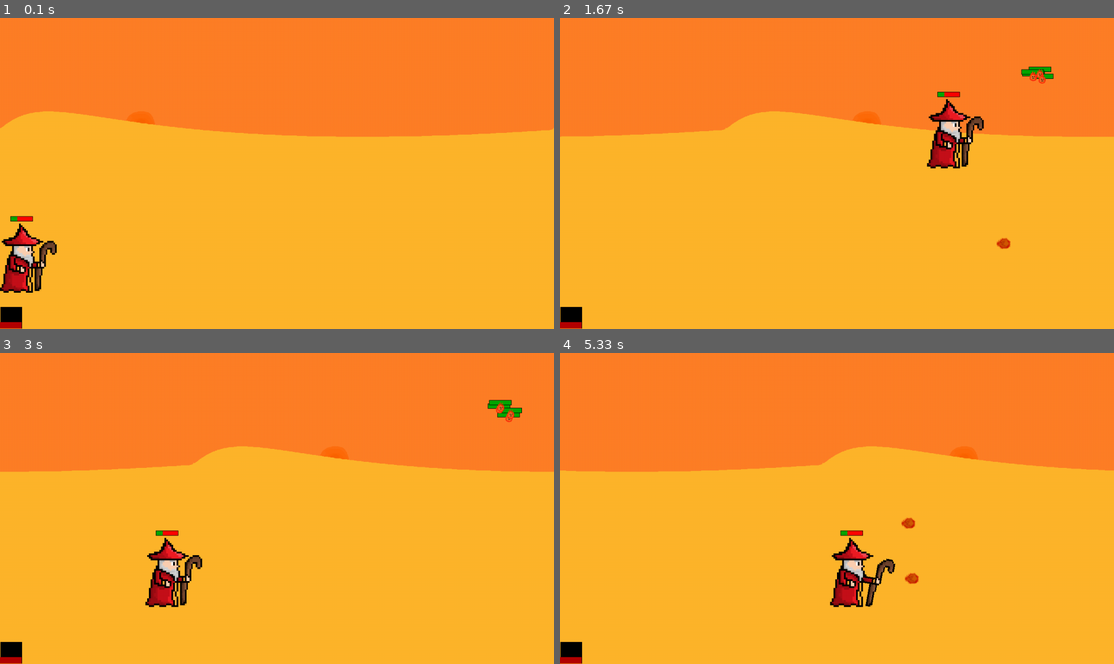
Above: before the commit, frames 1-4 (two rows, left to right).
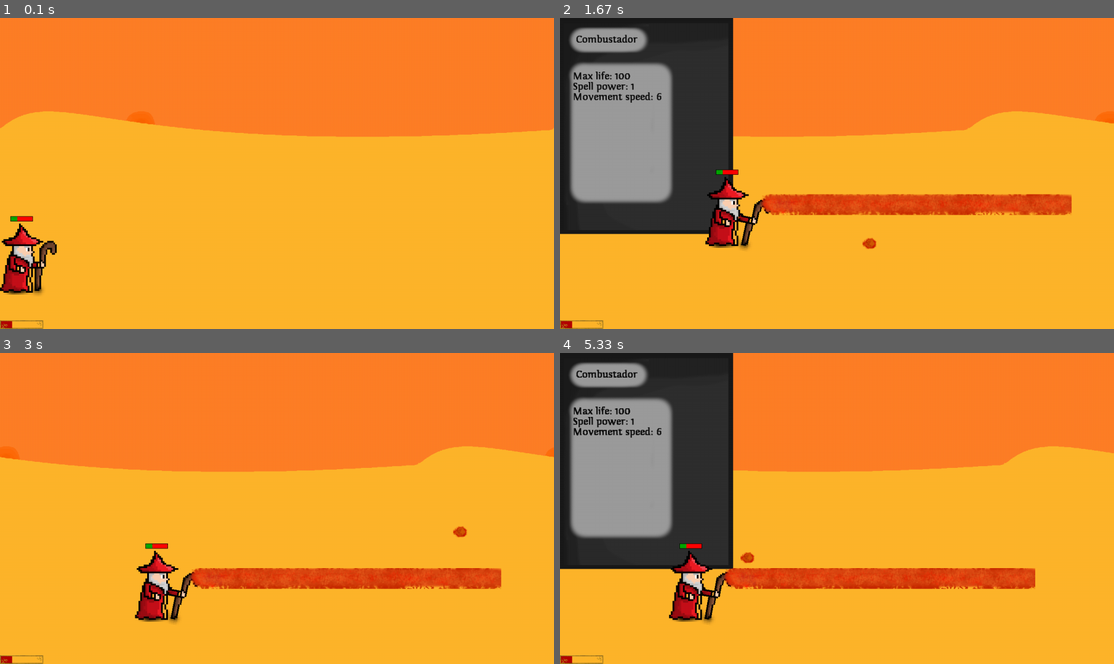
Above: after the commit, the same moments.

Repository: sorennx/Pygame-Project
Game: pygame game, started from src/main.py
The game is run twice, just before and just after one commit, with the same random seed, the same clock (stepped at 60 frames per second) and the same inputs.
Inputs:
- Up to frame 1 (0.1 s): no input
- Up to frame 2 (1.67 s): hold Z 0.33-0.8 s; hold D 0.33-0.8 s; hold D 0.83-1.3 s; tap Z at 0.9, 1.2, 1.4 s; tap Space at 0.98 s; hold W 1.33-1.63 s; tap C at 1.48 s
- Up to frame 3 (3 s): hold D 1.67-2.13 s; tap Z at 1.73, 2.03, 2.23, 2.53, 2.8 s; hold A 2.17-2.7 s; tap Space at 2.32 s; hold S from 2.73 s (still down); tap C at 2.88 s
- Up to frame 4 (5.33 s): release S at 3.03 s; hold Esc 3.07-3.47 s; hold A 3.07-3.47 s; tap Z at 3.13, 3.43, 3.57, 3.87, 4, 4.4, 4.7, 5.07 s; hold A 3.5-3.9 s; tap Space at 3.65, 5.15 s; hold W 3.93-4.3 s; tap C at 4.08 s; hold D 4.33-4.97 s; hold S from 5 s (still down)

The runs differ from the first frame. In frame 1, 0.4% of the frame differs, in the area x 0-8%, y 85-100%; in frame 2, 32%, in the area x 0-100%, y 0-100%; in frame 3, 10%; in frame 4, 31%.

Commit message:
v0.0.16 - added bunch of features :)

Diff:
--- /dev/null
+++ b/assets/Fonts/sharefonts.net.txt
@@ -0,0 +1 @@
+Free download fonts at http://sharefonts.net
--- /dev/null
+++ b/src/Abilities.py
@@ -0,0 +1,31 @@
+from Projectile import *
+import pygame
+import os
+
+#damage = addedDamage + (baseDamage + (modifier * hero.spellpower))
+
+class Beam(pygame.sprite.Sprite):
+    def __init__(self, window, hero):
+        super().__init__()
+        self.window = window
+        self.hero = hero
+
+    def update(self):
+        pass
+
+class FireBeam(Beam):
+    def __init__(self, window, hero):
+        super().__init__(window, hero)
+        self.window = window
+        self.hero = hero
+        self.image = pygame.image.load(os.path.join('./assets/Spells/FireBeam','FireBeam.png'))
+        self.rect = self.image.get_rect()
+        self.rect.x = self.hero.weaponXoffset + self.hero.rect.x
+        self.rect.y = self.hero.weaponYoffset + self.hero.rect.y
+
+        self.baseDamage = 5
+        self.damage = self.baseDamage + (0.1 * self.hero.baseSpellPower)
+
+    def update(self):
+        self.rect.x = self.hero.weaponXoffset + self.hero.rect.x + 64
+        self.rect.y = self.hero.weaponYoffset + self.hero.rect.y
--- a/src/Enemy.py
+++ b/src/Enemies.py
@@ -44,7 +44,6 @@
     def update(self):
         self.drawHpBar()
         if self.currentHp <= 0 and not self.undead :
-            print("dead")
             self.kill()
 
         if self.randomMovement == True:
--- /dev/null
+++ b/src/GameEvents.py
@@ -0,0 +1 @@
+#todo: onHitEvent, onCollisionEvent etc
--- a/src/HpBar.py
+++ /dev/null
@@ -1,18 +0,0 @@
-import pygame
-import os
-HP_BAR = pygame.image.load(os.path.join('./assets/HpBar', 'HpBar.png'))
-
-class HpBar(pygame.sprite.DirtySprite):
-    def __init__(self,hero,window):
-        super().__init__()
-        self.window = window
-        self.hero = hero
-        self.image = HP_BAR
-        self.rect = self.image.get_rect()
-        self.rect.y = 720-50
-        self.rect.x = 0
-
-
-    def update(self):
-        pygame.draw.rect(self.window, (0, 0, 0), (self.rect.x+1, self.rect.y-1, 50, 50))
-        pygame.draw.rect(self.window, (180, 0, 0), (self.rect.x, self.rect.y+(50 - 50* self.hero.currentHp/self.hero.maxHp), 50,  50* self.hero.currentHp/self.hero.maxHp))
--- a/src/MainHero.py
+++ b/src/MainHero.py
@@ -2,6 +2,8 @@
 import os
 from Projectile import *
 from Weapon import *
+from UserInterface import *
+from Abilities import *
 
 MAIN_HERO_IMAGE = pygame.transform.scale(pygame.image.load(os.path.join('./assets/mainHero', 'BaseMageImage.png')), (200, 200))
 FIREMAGE_IMAGE = pygame.transform.scale(pygame.image.load(os.path.join('./assets/mainHero/RedMage', 'FireMage1.png')), (108, 180))
@@ -15,8 +17,9 @@
     def __init__(self, x,y,window, img = MAIN_HERO_IMAGE ):
         super().__init__()
         self.window = window
+        self.events = []
         #Hero related images and general info:
-
+        self.characterName = 'Combustador'
         self.image = img
         self.rect = self.image.get_rect()
         self.rect.center = [x,y]
@@ -33,6 +36,10 @@
         self.hostile = False
         self.baseSpellPower = 1
 
+        #Hero UI:
+        self.UIgroup = pygame.sprite.Group()
+        self.charSheet = CharacterSheet(self.window, self)
+        self.UIgroup.add(self.charSheet)
 
         #Hero weapon related stuff:
         self.weaponXoffset = 66
@@ -51,23 +58,30 @@
         #Hero projectile related stuff:
         self.projectileList = []
         self.projectileImg = FIREBALL
+        #beams
+        self.beamList = []
+        self.beamGroup = pygame.sprite.Group()
 
         #Hero active atributes:
-        self.currentHp = self.maxHp -69
-        self.movementSpeed = self.baseMovementSpeed + 10
-        self.visible = True
+        self.currentHp = self.maxHp - 70
+        self.movementSpeed = self.baseMovementSpeed
+
         self.gcd = False
         self.attackFrame = 0
         self.currentAttack = 0
         self.movingForward = False
         self.movingBackward = False
 
+        #Stat lists:
+        self.baseStatList = [self.maxHp,self.baseMovementSpeed,self.baseSpellPower]
 
     def update(self):
         #print(self.xCord)
         #self.rect.center = pygame.mouse.get_pos()
-        keysPressed = pygame.key.get_pressed()
-        self.handleHeroMovement(keysPressed)
+
+        #keysPressed = pygame.key.get_pressed()
+        #self.handleHeroMovement(keysPressed)
+        self.handlKeyPresses()
         self.drawWeapon()
         #self.handleHeroAttacks(keysPressed)
         self.drawHpBar()
@@ -77,6 +91,33 @@
         pygame.draw.rect(self.window,(0,0,0),(self.rect.center[0]-(self.baseHpBarWidth/2)-1,self.rect.y-1,self.baseHpBarWidth+2,self.baseHpBarHeight+2), border_radius=0) #black border around hp bar
         pygame.draw.rect(self.window,(255,0,0),(self.rect.center[0]-(self.baseHpBarWidth/2),self.rect.y,self.baseHpBarWidth,self.baseHpBarHeight), border_radius=0) #red hp bar
         pygame.draw.rect(self.window,(0,167,0),(self.rect.center[0]-(self.baseHpBarWidth/2),self.rect.y,self.baseHpBarWidth*(self.currentHp/self.maxHp),10),border_radius = 0) #green hp bar
+
+    def fireBeam(self):
+        print("Fire beam")
+        t = None
+        self.currentAttack = 2
+        attackFrames = 15
+        if self.attackFrame == 7:
+            rBeam = FireBeam(self.window, self)
+            self.beamGroup.add(rBeam)
+            t = rBeam
+
+        if self.attackFrame > attackFrames-1:
+            self.attackFrame = 0
+            self.currentAttack = 0
+            if t in self.beamList:
+                self.beamList.remove(t)
+            self.gcd = False
+            if len(self.beamList)>0:
+                del self.beamList[0]
+        tx = self.rect
+        # self.image = MAINHERO_BASICRANGEATTACK[self.attackFrame]
+        self.weapon.image = pygame.transform.rotate(self.weaponImg, -1 * self.attackFrame)
+        x, y = self.weapon.rect.center
+        self.weapon.rect = self.weapon.image.get_rect()
+        self.weapon.rect.center = [x, y]
+
+        self.attackFrame +=1
 
     def basicRangeAttack(self): #todo: attacks as seperate class
         sound = pygame.mixer.Sound(os.path.join('./assets/Sounds/AttackSounds/Fireball', 'FireballSound.wav'))
@@ -102,7 +143,7 @@
             if t in self.projectileList:
                 self.projectileList.remove(t)
             self.gcd = False
-            if len(self.projectileList)>0:
+            if len(self.projectileList)>0: #what the fuck is going on here????
                 del self.projectileList[0]
 
         tx = self.rect
@@ -114,6 +155,36 @@
 
         self.attackFrame += 1
 
+    def handlKeyPresses(self):
+        keysPressed = pygame.key.get_pressed()
+
+        self.handleHeroMovement(keysPressed)
+        self.handleUIKeybinds(keysPressed)
+        self.handleAbilities(keysPressed)
+
+    def handleUIKeybinds(self,keysPressed):
+
+        # if keysPressed[pygame.K_ESCAPE]: #Closing all ui
+        #     self.charSheet.isOpen = False
+        #
+        # if keysPressed[pygame.K_c]:
+        #     if self.charSheet.isOpen == False:
+        #         self.charSheet.isOpen = True
+
+        for event in self.events:
+            if event.type == pygame.KEYDOWN:
+                if event.key == pygame.K_ESCAPE:
+                    self.charSheet.isOpen = False
+
+                if event.key == pygame.K_c:
+                    if self.charSheet.isOpen == False:
+                        self.charSheet.isOpen = True
+                    elif self.charSheet.isOpen == True:
+                        self.charSheet.isOpen = False
+
+        if self.charSheet.isOpen:
+            self.UIgroup.update()
+            self.UIgroup.draw(self.window)
 
     def handleHeroMovement(self,keysPressed):
         self.movingForward = False
@@ -145,6 +216,14 @@
             self.xCord += self.movementSpeed
             self.movingForward = True
 
+    def handleAbilities(self,keysPressed):
+        if keysPressed[pygame.K_z]:
+            self.fireBeam()
+
+
+
+
+
     def spawnWeapon(self):
         wep = Weapon(self.rect.x+72,self.rect.y+56,self.window,self.weaponImg,'Staff')
         self.weapon = wep
--- a/src/Projectile.py
+++ b/src/Projectile.py
@@ -4,28 +4,21 @@
 class Projectile(pygame.sprite.DirtySprite):
     def __init__(self,window, x,y,image,hero, velocity = 12):
         super().__init__()
-
         self.image = image
         self.rect = self.image.get_rect()
         self.rect.center = [x, y]
         self.xCord = hero.xCord
         self.yCord = hero.yCord
-
         self.velocity = velocity
         self.window = window
         self.damage = 10
         self.hero = hero
 
-
-
         if self.hero.lifeSteal == True:
             self.lifeSteal = True
 
+    def update(self):
 
-
-
-    def update(self):
-        print(self.xCord)
         if self.hero.movingBackward: #apparently this part is very important and projetiles will disappear if they go out of the view
             self.rect.x += self.hero.movementSpeed
             self.xCord += self.hero.movementSpeed
@@ -38,5 +31,4 @@
             self.xCord += self.velocity
 
         else:
-            print(f"Exceeded: {self.hero.mapLevelLength*1280}")
             self.kill()
--- /dev/null
+++ b/src/UserInterface.py
@@ -0,0 +1,70 @@
+import pygame
+import os
+pygame.font.init()
+FONT = pygame.font.SysFont('Verdana',12)
+HP_BAR = pygame.image.load(os.path.join('./assets/UI/LifeBar', 'LifeBar.png'))
+#HP_BAR = pygame.transform.scale(HP_BAR,(200,40))
+#CHAR_SHEET_IMG = pygame.image.load(os.path.join('./assets/UI/CharacterSheet', 'CharacterSheet.png'))
+
+
+class HpBar(pygame.sprite.DirtySprite):
+    def __init__(self,hero,window):
+        super().__init__()
+        self.window = window
+        self.hero = hero
+        self.image = HP_BAR
+        self.rect = self.image.get_rect()
+        self.rect.y = self.window.get_height() - self.image.get_height()
+        self.rect.x = 0
+
+
+
+    def update(self):
+
+        pygame.draw.rect(self.window, (180,0,0), (self.rect.x-2, self.rect.y, self.image.get_width()*self.hero.currentHp/self.hero.maxHp, self.image.get_height()))
+
+
+class CharacterSheet(pygame.sprite.Sprite):
+    def __init__(self,window,hero):
+        super().__init__()
+        self.isOpen = False
+        self.window = window
+        self.hero = hero
+        self.fontsize = 24
+        self.font = pygame.font.Font(os.path.join('./assets/Fonts','Fontin-Regular.ttf'),self.fontsize) #Poe font - Fontin
+        self.image = pygame.image.load(os.path.join('./assets/UI/CharacterSheet', 'CharacterSheet.png'))
+        self.rect = self.image.get_rect()
+
+    def drawCharacterSheet(self):
+        charName = self.font.render(f'{self.hero.characterName}', True, "#101010")
+        charNameRect = charName.get_rect()
+        charNameRect.x = self.rect.x+25+12
+        charNameRect.y = self.rect.y + 35
+        self.image.blit(charName, (charNameRect.x, charNameRect.y))
+
+        maxHp = self.font.render(f'Max life: {self.hero.maxHp}',True,"#101010")
+        maxHpRect = maxHp.get_rect()
+        maxHpRect.x = self.rect.x+30
+        maxHpRect.y = self.rect.y+120
+        self.image.blit(maxHp, (maxHpRect.x,maxHpRect.y))
+
+        spellPower = self.font.render(f'Spell power: {self.hero.baseSpellPower}', True, "#101010")
+        spellPowerRect = maxHp.get_rect()
+        spellPowerRect.x = self.rect.x+30
+        spellPowerRect.y = self.rect.y + 120 + self.fontsize
+        self.image.blit(spellPower, (spellPowerRect.x, spellPowerRect.y))
+
+        movementSpeed = self.font.render(f'Movement speed: {self.hero.movementSpeed}', True, "#101010")
+        movementSpeedRect = movementSpeed.get_rect()
+        movementSpeedRect.x = self.rect.x+30
+        movementSpeedRect.y = self.rect.y + 120 + self.fontsize*2
+        self.image.blit(movementSpeed, (movementSpeedRect.x, movementSpeedRect.y))
+
+    def update(self):
+        self.drawCharacterSheet()
+
+class Inventory():
+    pass
+
+class SkillWindow():
+    pass
--- a/src/main.py
+++ b/src/main.py
@@ -4,8 +4,8 @@
 #initialising pygame modules
 import random as r
 from Background import *
-from Enemy import *
-from HpBar import *
+from Enemies import *
+from UserInterface import *
 from MainHero import *
 from MapLevel import *
 from Projectile import *
@@ -28,16 +28,12 @@
 MAIN_HERO_IMAGE = pygame.transform.scale(pygame.image.load(os.path.join('./assets/mainHero', 'BaseMageImage.png')), (200, 200))
 FIREMAGE_IMAGE = pygame.transform.scale(pygame.image.load(os.path.join('./assets/mainHero/RedMage', 'FireMage1.png')), (108, 180))
 FIREMAGE_STAFF_IMAGE = pygame.transform.scale(pygame.image.load(os.path.join('./assets/mainHero/RedMage', 'FireMageStaff1.png')), (72, 128))
-BOB_CHARACTER_IMAGE = pygame.image.load(os.path.join('./assets', 'Bob_Character.png'))
-JOHN_CHARACTER_IMAGE = pygame.image.load(os.path.join('./assets', 'John_Character.png'))
-TEST_IMAGE = pygame.image.load(os.path.join('./assets', 'test.png'))
-BACKGROUND = pygame.image.load(os.path.join('./assets', 'Background.png'))
-EVILBAKER_CHARACTER_IMAGE = pygame.image.load(os.path.join('./assets', 'Evilbaker2_Character.png'))
-EVILBAKER_CHARACTER_IMAGE = pygame.transform.scale(EVILBAKER_CHARACTER_IMAGE,(250,250))
+
+
 
 #Enemies img
 WATERDROPLET_IMG = pygame.image.load(os.path.join('./assets/Enemies/WaterDroplet', 'WaterDroplet.png'))
-FLOATINGEMBER_IMG = pygame.image.load(os.path.join('./assets/Enemies/FloatingEmber', 'FloatingEmber.png'))
+
 
 
 
@@ -50,8 +46,7 @@
 
 
 #Projectiles:
-FROSTBALL = pygame.image.load(os.path.join('./assets/Projectiles/Frostball', 'Frostball1.png'))
-FIREBALL = pygame.image.load(os.path.join('./assets/Projectiles/Fireball', 'Fireball1.png'))
+
 
 #todo: hpBarInTheCorner, new models for the character, new background image, refractor code into different files/modules, xpbar, manabar
 
@@ -83,11 +78,7 @@
         run = True
         clock = pygame.time.Clock()
 
-
-
         hero1 = MainHero(50, 550, self.gameWindow,FIREMAGE_IMAGE)
-
-
 
         heroGroup = pygame.sprite.Group()
         heroGroup.add(hero1)
@@ -103,25 +94,18 @@
         hpBarGroup = pygame.sprite.Group()
         hpBarGroup.add(hpbar1)
 
-        #bg3 = Background(SCROLLING_BACKGROUND_IMAGE,self.gameWindow,hero1,'left')
-        # bg1 = Background(SCROLLING_BACKGROUND_IMAGE, self.gameWindow, hero1)
-        # bg2 = Background(SCROLLING_BACKGROUND_IMAGE, self.gameWindow, hero1)
         level1 = MapLevel(1,1,5,SCROLLING_BACKGROUND_IMAGE,self.gameWindow,hero1)
-        print(level1.backgroundList)
 
-
-        #bg3.rect.x -= bg1.image.get_width()
-        # bg2.rect.x = bg1.image.get_width()
-        # backgroundGroup = pygame.sprite.Group()
-        # backgroundGroup.add(bg1)
-        # backgroundGroup.add(bg2)
-        #backgroundGroup.add(bg3)
 
         while run:
             clock.tick(self.tickRate)
+            hero1.events = []
+            #hero1.events = pygame.event.get()
             for event in pygame.event.get():
                 if event.type == pygame.QUIT:
                     run = False
+                else:
+                    hero1.events.append(event)
 
             keysPressed = pygame.key.get_pressed()
 
@@ -155,6 +139,10 @@
             self.handleHeroProj(hero1,heroProjGroup)
             self.handleProjCollision(heroProjGroup,enemyGroup,hero1)
 
+            #Abilities handling part
+            hero1.beamGroup.update()
+            hero1.beamGroup.draw(self.gameWindow)
+            hero1.handleAbilities(keysPressed)
 
     def drawWindow(self):
         self.gameWindow.fill(WHITE)
Binary file added: assets/Fonts/Fontin-Bold.otf
Binary file added: assets/Fonts/Fontin-Bold.ttf
Binary file added: assets/Fonts/Fontin-Italic.otf
Binary file added: assets/Fonts/Fontin-Italic.ttf
Binary file added: assets/Fonts/Fontin-Regular.otf
Binary file added: assets/Fonts/Fontin-Regular.ttf
Binary file added: assets/Fonts/Fontin-SmallCaps.otf
Binary file added: assets/Gems/RedGems/Base/RedGemBase.png
Renamed: assets/Background.png -> assets/Other/Background.png
Renamed: assets/Bob_Character.png -> assets/Other/Bob_Character.png
Renamed: assets/EvilBaker2_Character.png -> assets/Other/EvilBaker2_Character.png
Renamed: assets/EvilBaker_Character.png -> assets/Other/EvilBaker_Character.png
(and 19 more such lines)
